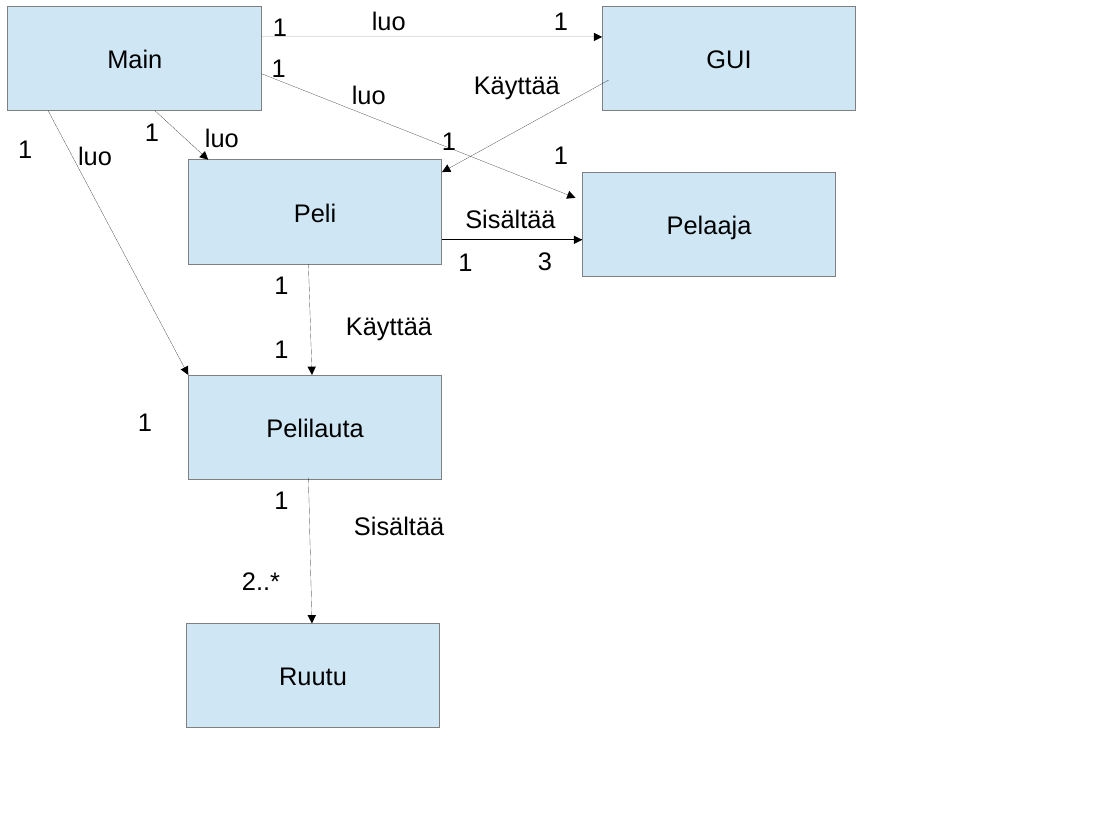
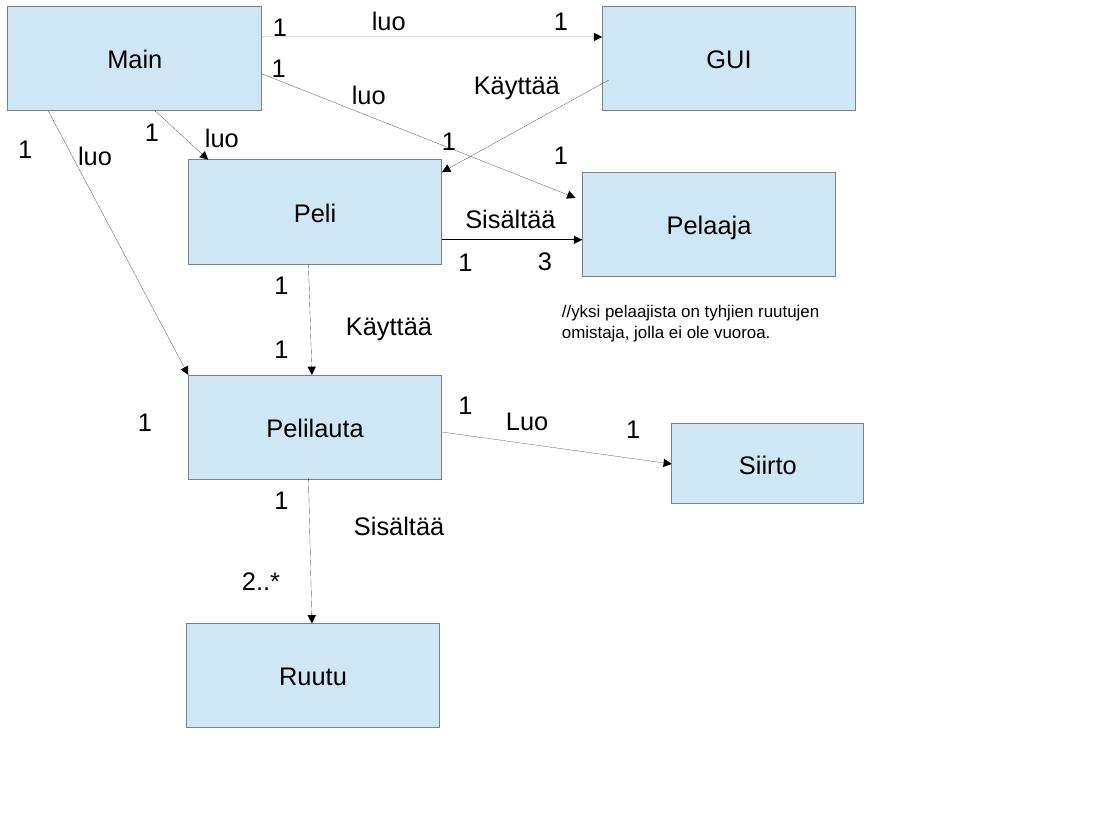
Before and after one commit to jjkoukku/Javalabra, a slide deck: slide 1 of dokumentointi/luokkakaavio_vol2.odp. Drawn at 1120x840 pixels with LibreOffice and Linux fonts; fonts in the diff are those of the drawing. Boxes give left, top, right and bottom in pixels: in the first picture for what was removed or moved away, otherwise in the second. Text is boxed around its words. In the diff, an @@ line names an element or a change of style, - is before the commit and + after.

```diff
--- a/dokumentointi/luokkakaavio_vol2.odp
+++ b/dokumentointi/luokkakaavio_vol2.odp
@@ text added at [562,304,819,342], 12 pt, text #000000 @@
+//yksi pelaajista on tyhjien ruutujen omistaja, jolla ei ole vuoroa.
@@ text added at [458,396,472,414], 18 pt, text #000000 @@
+1
@@ text added at [506,412,548,431], 18 pt, text #000000 @@
+Luo
@@ arrow added from (442, 432) to (672, 464), #000000 0 pt @@
@@ text added at [626,420,640,438], 18 pt, text #000000 @@
+1
@@ rectangle added at [672,424,864,504], fill #CFE7F5, outline #808080 0 pt, 18 pt, text #000000 @@
+Siirto
```
Also in this commit, not shown: 7 other files.
